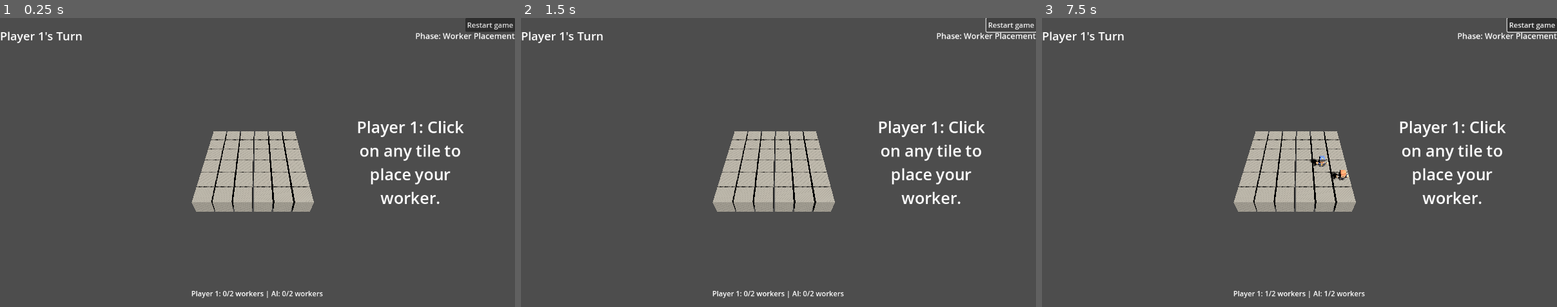
Above: before the commit, frames 1-3 (left to right).
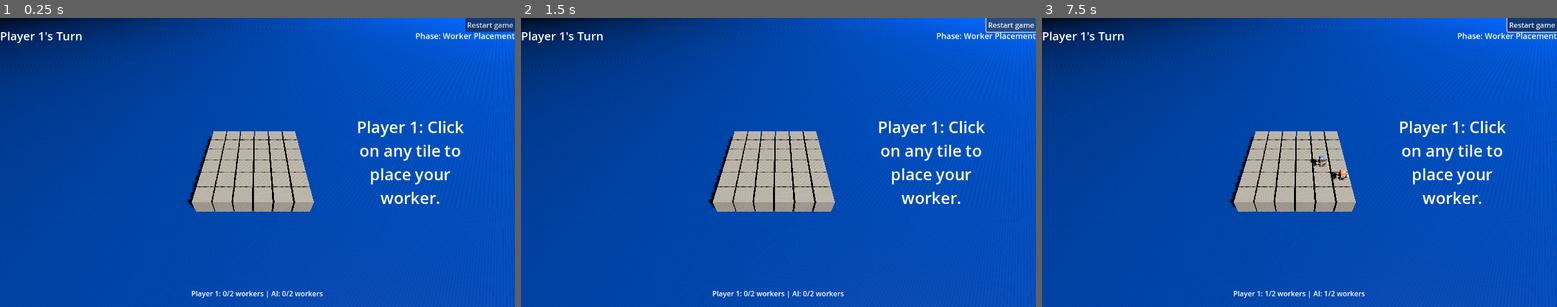
Above: after the commit, the same moments.

Repository: shriramgopal1225/santorini-ai
Game: Godot game, scene res://main.tscn
Same seed, same stepped clock (60 frames per second), same inputs: the game is played once before the commit and once after it.
Inputs (mouse positions are in pixels of both pictures, inside the frame that each line leads up to):
- Up to frame 1 (0.25 s): no input
- Up to frame 2 (1.5 s): click "Restart game" at 0.5 s; click "Restart game" at 1.25 s
- Up to frame 3 (7.5 s): click "Restart game" at 2 s; tap Enter every 0.75 s from 2.75 to 6.5 s; move the mouse to (1412, 148) at 2.77 s; click (1412, 148) at 2.92 s; move the mouse to (1196, 176) at 3.52 s; click (1196, 176) at 3.67 s; move the mouse to (1351, 98) at 4.27 s; click (1351, 98) at 4.42 s; move the mouse to (1273, 220) at 5.02 s; click (1273, 220) at 5.17 s; move the mouse to (1454, 205) at 5.77 s; click (1454, 205) at 5.92 s; move the mouse to (1145, 119) at 6.52 s; click (1145, 119) at 6.67 s; move the mouse to (1325, 162) at 7.27 s; click (1325, 162) at 7.42 s

The runs differ from the first frame. In frame 1, 94% of the frame differs, in the area x 0-100%, y 0-100%; in frame 2, 93%; in frame 3, 93%.

Commit message:
Added a textured floor

Diff:
--- a/main.tscn
+++ b/main.tscn
@@ -1,9 +1,24 @@
-[gd_scene load_steps=5 format=3 uid="uid://de5wxg8qrkf4a"]
+[gd_scene load_steps=9 format=3 uid="uid://de5wxg8qrkf4a"]
 
 [ext_resource type="Script" uid="uid://bi3pqj6axd8v5" path="res://main.gd" id="1_0xm2m"]
 [ext_resource type="PackedScene" uid="uid://dcf6wnr3bwfms" path="res://board.tscn" id="1_ig7tw"]
 [ext_resource type="Script" uid="uid://i4wx2inkfawk" path="res://camera_controller.gd" id="2_1bvp3"]
 [ext_resource type="PackedScene" uid="uid://q4tw4hfi3n32" path="res://game_ui.tscn" id="3_h2yge"]
+
+[sub_resource type="Gradient" id="Gradient_1bvp3"]
+
+[sub_resource type="GradientTexture2D" id="GradientTexture2D_lquwl"]
+gradient = SubResource("Gradient_1bvp3")
+fill_from = Vector2(0.223118, 0)
+fill_to = Vector2(0.701613, 0.00268817)
+
+[sub_resource type="StandardMaterial3D" id="StandardMaterial3D_1bvp3"]
+albedo_color = Color(0.0235294, 0.372549, 1, 1)
+albedo_texture = SubResource("GradientTexture2D_lquwl")
+roughness = 0.2
+
+[sub_resource type="PlaneMesh" id="PlaneMesh_lquwl"]
+size = Vector2(500, 500)
 
 [node name="Main" type="Node3D"]
 script = ExtResource("1_0xm2m")
@@ -24,3 +39,8 @@
 [node name="Board" parent="." instance=ExtResource("1_ig7tw")]
 
 [node name="GameUI" parent="." instance=ExtResource("3_h2yge")]
+
+[node name="SeaPlane" type="MeshInstance3D" parent="."]
+transform = Transform3D(1, 0, 0, 0, 1, 0, 0, 0, 1, 0, -0.5, 0)
+material_override = SubResource("StandardMaterial3D_1bvp3")
+mesh = SubResource("PlaneMesh_lquwl")
